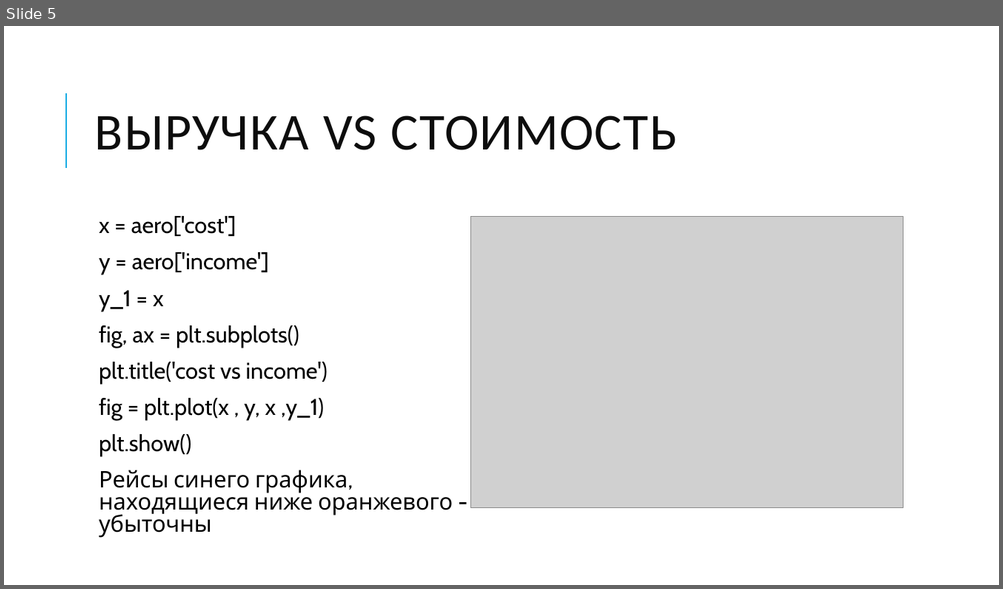
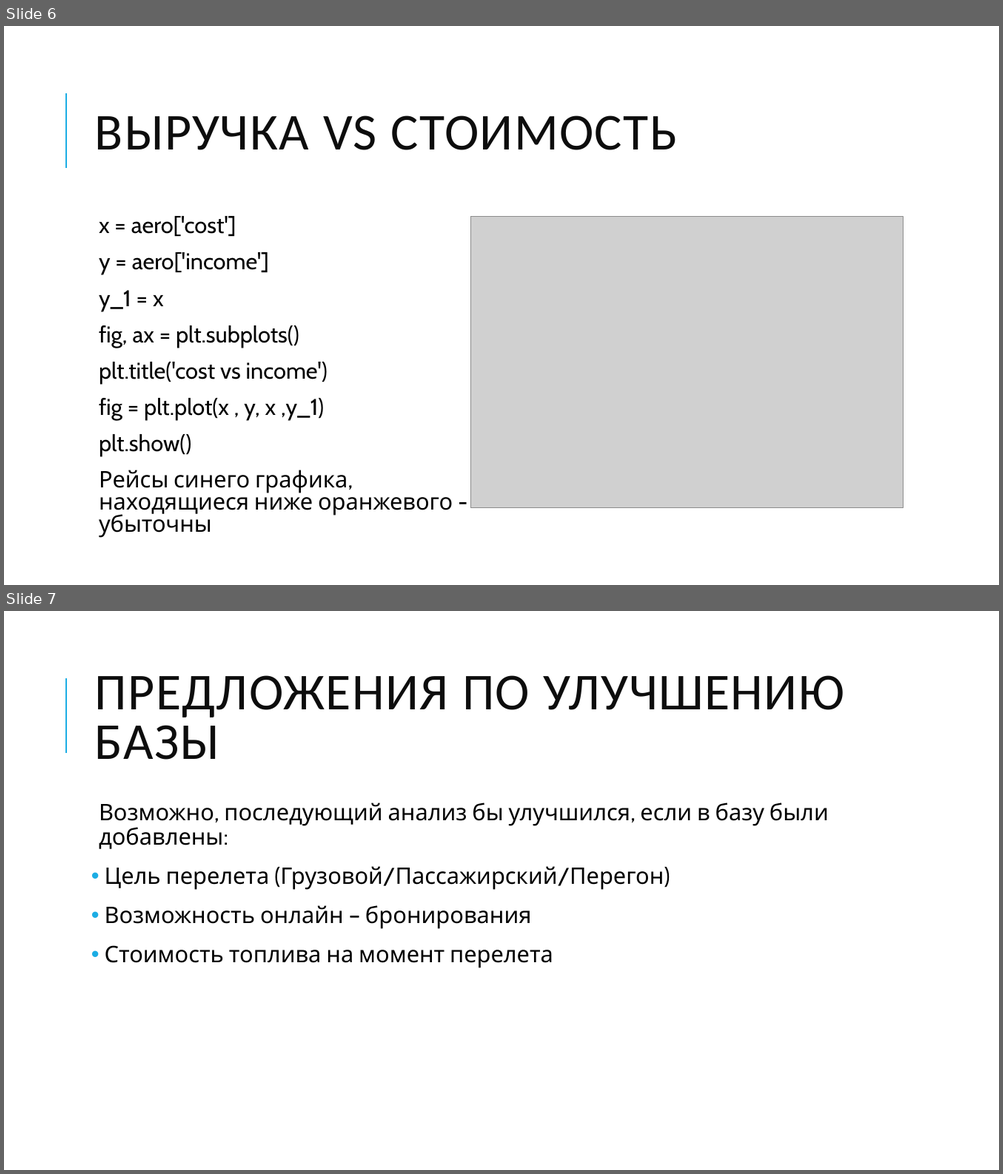
Before and after one commit to Dmitry-Tr/Project_4, a slide deck: Презентация данных.pptx. Shown one above the other, each under a label of ours: slide 5 before the commit, slides 6 and 7 after it. The pictures are 1003x589 and 1003x1174 pixels, drawn with LibreOffice and Linux fonts; fonts in the diff are those of the drawing; grey boxes stand for pictures. Boxes give left, top, right and bottom in pixels: in the first picture for what was removed or moved away, otherwise in the second. Text is boxed around its words. In the diff, an @@ line names an element or a change of style, - is before the commit and + after.

```diff
--- a/Презентация данных.pptx
+++ b/Презентация данных.pptx
@@ slide 7 added at <box>4,611,999,1170</box>, background #FFFFFF; not listed: 1 template element that a slide beside it also shows @@
@@ title added at <box>95,675,844,760</box>, 50 pt, text #0D0D0D @@
+ПРЕДЛОЖЕНИЯ ПО УЛУЧШЕНИЮ БАЗЫ
@@ text added at <box>99,803,828,968</box>, 22 pt, text #000000 @@
+  Возможно, последующий анализ бы улучшился, если в базу были добавлены:
+• Цель перелета (Грузовой/Пассажирский/Перегон)
+• Возможность онлайн – бронирования
+• Стоимость топлива на момент перелета
@@ what was slide 5 is now slide 6 @@
```
Also in this commit, not shown: 1 other slide added.
